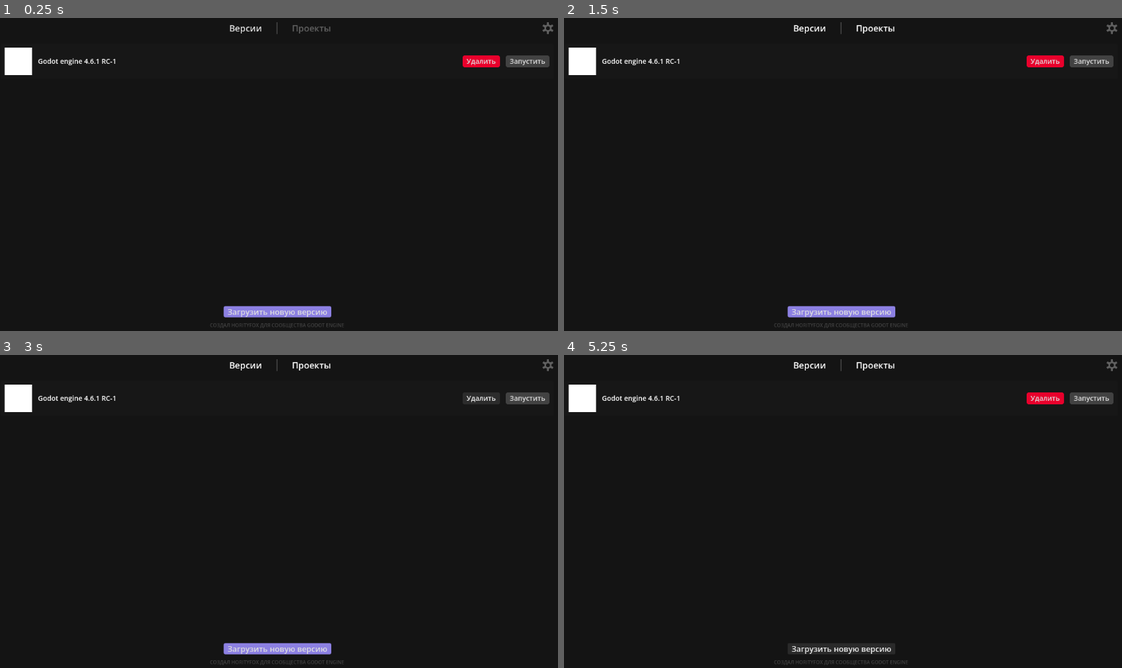
Above: before the commit, frames 1-4 (two rows, left to right).
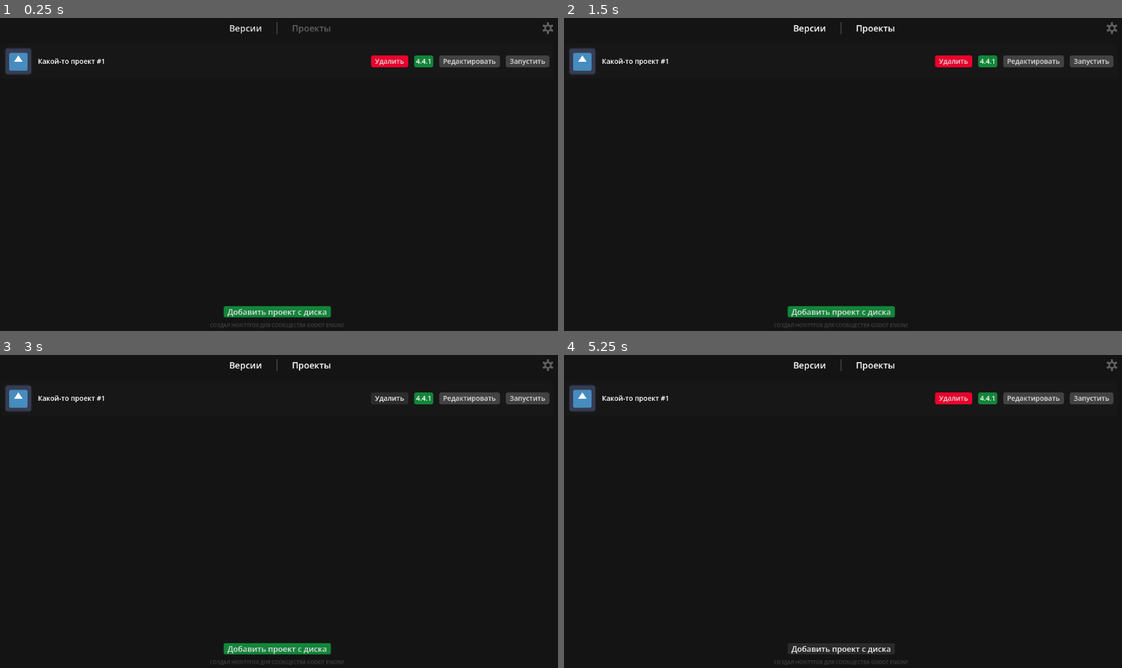
Above: after the commit, the same moments.

Repository: horityfoxy/GodotHub
Game: Godot game, scene res://nodes/main.tscn
Same seed, same stepped clock (60 frames per second), same inputs: the game is played once before the commit and once after it. The project has no main scene, so this scene is started directly. The engine's default icon, where the game draws it, is replaced by a stand-in: a white triangle on a blue panel in a dark square.
Inputs (mouse positions are in pixels of both pictures, inside the frame that each line leads up to):
- Up to frame 1 (0.25 s): no input
- Up to frame 2 (1.5 s): click "Версии" at 0.5 s; click "Проекты" at 1.25 s
- Up to frame 3 (3 s): click (546, 364) at 2.02 s; click "Удалить" at 2.75 s
- Up to frame 4 (5.25 s): click "Запустить" at 3.5 s; click "Запустить" (after the commit: "Редактировать") at 4.25 s; click (843, 649) at 5 s, where only the run before the commit has a clickable "Загрузить новую версию"

The runs differ from the first frame. In frame 1, 2.1% of the frame differs, in the area x 0-90%, y 9-96%; in frame 2, 2.1%; in frame 3, 1.7%; in frame 4, 1.6%.

Commit message:
Added project management features (delete, launch, edit, and engine version control)

Diff:
--- /dev/null
+++ b/nodes/UI/project_panel.tscn
@@ -0,0 +1,157 @@
+[gd_scene format=3 uid="uid://cdm35govyflcd"]
+
+[ext_resource type="Texture2D" uid="uid://bx40bofn7yy27" path="res://icon.svg" id="1_q602k"]
+
+[sub_resource type="GDScript" id="GDScript_uyqn0"]
+script/source = "extends panel_base
+
+@export var _edit_button : Button
+@export var _run_button : Button
+
+var _project_path : String = \"\"
+var _godot_path : String = \"\"
+var _version : String = \"\"
+
+func _ready() -> void:
+	if _edit_button: _edit_button.pressed.connect(_edit_project)
+	if _run_button: _run_button.pressed.connect(_run_project)
+
+func set_godot_path(value : String) -> void:
+	_godot_path = value
+
+func set_project_path(value : String) -> void:
+	_project_path = value
+
+func set_version(value : String) -> void:
+	_version = value
+
+func remove():
+	print(\"obj has removed!\")
+	super()
+
+func _edit_project():
+	launch_project_in_editor([\"--path\", _project_path, \"-e\"])
+
+func _run_project():
+	launch_project_in_editor([\"--path\", _project_path])
+
+func launch_project_in_editor(_args : PackedStringArray) -> void:
+	if not FileAccess.file_exists(_godot_path):
+		printerr(\"ERROR: Executable file not found: \", _godot_path)
+		return
+
+	if _project_path == \"\":
+		printerr(\"ERROR: Project path is empty!\")
+		return
+
+	var pid: int = OS.create_process(_godot_path, _args)
+	if pid > 0:
+		if _args.has(\"-e\"): get_tree().quit()
+	else: printerr(\"ERROR: Failed to launch the project.\")
+"
+
+[sub_resource type="StyleBoxFlat" id="StyleBoxFlat_y2wr3"]
+content_margin_left = 8.0
+content_margin_right = 8.0
+bg_color = Color(0.9144508, 0, 0.17358607, 1)
+corner_radius_top_left = 4
+corner_radius_top_right = 4
+corner_radius_bottom_right = 4
+corner_radius_bottom_left = 4
+
+[sub_resource type="StyleBoxFlat" id="StyleBoxFlat_a3ry3"]
+bg_color = Color(0.07450981, 0.52156866, 0.22745098, 1)
+corner_radius_top_left = 4
+corner_radius_top_right = 4
+corner_radius_bottom_right = 4
+corner_radius_bottom_left = 4
+
+[sub_resource type="StyleBoxFlat" id="StyleBoxFlat_k8dvw"]
+content_margin_left = 8.0
+content_margin_right = 8.0
+bg_color = Color(0.25882354, 0.25882354, 0.25882354, 1)
+corner_radius_top_left = 4
+corner_radius_top_right = 4
+corner_radius_bottom_right = 4
+corner_radius_bottom_left = 4
+
+[node name="project_1" type="Panel" unique_id=426653167 node_paths=PackedStringArray("_edit_button", "_run_button", "_label_name", "_icon_texture", "_remove_button")]
+custom_minimum_size = Vector2(0, 72)
+script = SubResource("GDScript_uyqn0")
+_edit_button = NodePath("HBoxContainer/edit_project")
+_run_button = NodePath("HBoxContainer/run_project")
+_label_name = NodePath("HBoxContainer/name")
+_icon_texture = NodePath("HBoxContainer/icon")
+_remove_button = NodePath("HBoxContainer/remove_project")
+
+[node name="HBoxContainer" type="HBoxContainer" parent="." unique_id=1006314450]
+custom_minimum_size = Vector2(0, 56)
+layout_mode = 1
+anchors_preset = 15
+anchor_right = 1.0
+anchor_bottom = 1.0
+offset_left = 8.0
+offset_top = 8.0
+offset_right = -9.0
+offset_bottom = -8.0
+grow_horizontal = 2
+grow_vertical = 2
+theme_override_constants/separation = 12
+
+[node name="icon" type="TextureRect" parent="HBoxContainer" unique_id=416449460]
+custom_minimum_size = Vector2(56, 56)
+layout_mode = 2
+texture = ExtResource("1_q602k")
+expand_mode = 4
+stretch_mode = 5
+
+[node name="name" type="Label" parent="HBoxContainer" unique_id=541838067]
+layout_mode = 2
+size_flags_horizontal = 3
+theme_override_font_sizes/font_size = 14
+text = "Какой-то проект #1"
+clip_text = true
+
+[node name="remove_project" type="Button" parent="HBoxContainer" unique_id=293727372]
+custom_minimum_size = Vector2(0, 24)
+layout_mode = 2
+size_flags_vertical = 4
+theme_override_font_sizes/font_size = 14
+theme_override_styles/normal = SubResource("StyleBoxFlat_y2wr3")
+text = "Удалить"
+
+[node name="version" type="Label" parent="HBoxContainer" unique_id=1447274246]
+z_index = 1
+layout_mode = 2
+theme_override_font_sizes/font_size = 14
+text = " 4.4.1 "
+
+[node name="panel" type="Panel" parent="HBoxContainer/version" unique_id=401359081]
+z_index = -1
+custom_minimum_size = Vector2(0, 24)
+layout_mode = 1
+anchors_preset = 14
+anchor_top = 0.5
+anchor_right = 1.0
+anchor_bottom = 0.5
+grow_horizontal = 2
+grow_vertical = 2
+size_flags_horizontal = 4
+size_flags_vertical = 4
+theme_override_styles/panel = SubResource("StyleBoxFlat_a3ry3")
+
+[node name="edit_project" type="Button" parent="HBoxContainer" unique_id=1796640064]
+custom_minimum_size = Vector2(0, 24)
+layout_mode = 2
+size_flags_vertical = 4
+theme_override_font_sizes/font_size = 14
+theme_override_styles/normal = SubResource("StyleBoxFlat_k8dvw")
+text = "Редактировать"
+
+[node name="run_project" type="Button" parent="HBoxContainer" unique_id=333768654]
+custom_minimum_size = Vector2(0, 24)
+layout_mode = 2
+size_flags_vertical = 4
+theme_override_font_sizes/font_size = 14
+theme_override_styles/normal = SubResource("StyleBoxFlat_k8dvw")
+text = "Запустить"
--- a/nodes/main.tscn
+++ b/nodes/main.tscn
@@ -1,41 +1,24 @@
 [gd_scene format=3 uid="uid://bn5m56kyvj02p"]
 
 [ext_resource type="Texture2D" uid="uid://dtwh3afljtusf" path="res://src/sprites/settings/settings_logo.svg" id="1_xpfdc"]
+[ext_resource type="PackedScene" uid="uid://cdm35govyflcd" path="res://nodes/UI/project_panel.tscn" id="2_a3ry3"]
 
 [sub_resource type="GDScript" id="GDScript_pel7g"]
 script/source = "extends CanvasLayer
 
-# Example usage:
-# func _ready() -> void:
-	#To launch a specific project:
-	#launch_godot(\"C:/Path/To/Godot.exe\", \"C:/Path/To/Project\")
-	#
-	# To launch just the engine (Project Manager):
-	#launch_godot(\"C:/Path/To/Godot.exe\", \"\")
-
-func launch_godot(godot_path: String, project_dir: String = \"\") -> void:
-	# Check if the executable exists
+func launch_editor_only(godot_path: String) -> void:
+	# Проверка наличия файла
 	if not FileAccess.file_exists(godot_path):
-		printerr(\"ERROR: Godot executable not found at: \", godot_path)
+		printerr(\"ОШИБКА: Исполняемый файл не найден: \", godot_path)
 		return
 
-	var args: PackedStringArray = []
-
-	# Check if we need to open a specific project or just the Project Manager
-	if project_dir != \"\":
-		args.append(\"--path\")
-		args.append(project_dir)
-		args.append(\"-e\") # Opens the editor directly
-
-	# Start the process without blocking the hub
-	var pid: int = OS.create_process(godot_path, args)
+	# Запуск без аргументов открывает список проектов
+	var pid: int = OS.create_process(godot_path, [])
 
 	if pid > 0:
-		print(\"Process started successfully. PID: \", pid)
-		# Close the Hub application to save resources
-		get_tree().quit()
+		get_tree().quit() # Закрыть хаб после успеха
 	else:
-		printerr(\"ERROR: Failed to launch the process.\")
+		printerr(\"ОШИБКА: Не удалось запустить редактор.\")
 "
 
 [sub_resource type="StyleBoxFlat" id="StyleBoxFlat_y2wr3"]
@@ -60,13 +43,6 @@
 content_margin_left = 8.0
 content_margin_right = 8.0
 bg_color = Color(0.54901963, 0.5019608, 0.8862745, 1)
-corner_radius_top_left = 4
-corner_radius_top_right = 4
-corner_radius_bottom_right = 4
-corner_radius_bottom_left = 4
-
-[sub_resource type="StyleBoxFlat" id="StyleBoxFlat_a3ry3"]
-bg_color = Color(0.07450981, 0.52156866, 0.22745098, 1)
 corner_radius_top_left = 4
 corner_radius_top_right = 4
 corner_radius_bottom_right = 4
@@ -184,6 +160,7 @@
 size_flags_vertical = 3
 
 [node name="versions" type="Control" parent="layout/body" unique_id=1081391640]
+visible = false
 layout_mode = 1
 anchors_preset = 15
 anchor_right = 1.0
@@ -265,7 +242,6 @@
 text = "Загрузить новую версию"
 
 [node name="projects" type="Control" parent="layout/body" unique_id=1588472335]
-visible = false
 layout_mode = 1
 anchors_preset = 15
 anchor_right = 1.0
@@ -286,70 +262,8 @@
 layout_mode = 2
 size_flags_horizontal = 3
 
-[node name="project_1" type="Panel" parent="layout/body/projects/ScrollContainer/VBoxContainer" unique_id=537547992]
-custom_minimum_size = Vector2(0, 72)
-layout_mode = 2
-
-[node name="HBoxContainer" type="HBoxContainer" parent="layout/body/projects/ScrollContainer/VBoxContainer/project_1" unique_id=1276344121]
-custom_minimum_size = Vector2(0, 56)
-layout_mode = 1
-anchors_preset = 15
-anchor_right = 1.0
-anchor_bottom = 1.0
-offset_left = 8.0
-offset_top = 8.0
-offset_right = -9.0
-offset_bottom = -8.0
-grow_horizontal = 2
-grow_vertical = 2
-theme_override_constants/separation = 12
-
-[node name="icon" type="ColorRect" parent="layout/body/projects/ScrollContainer/VBoxContainer/project_1/HBoxContainer" unique_id=512580341]
-custom_minimum_size = Vector2(56, 56)
-layout_mode = 2
-
-[node name="name" type="Label" parent="layout/body/projects/ScrollContainer/VBoxContainer/project_1/HBoxContainer" unique_id=626532829]
-layout_mode = 2
-size_flags_horizontal = 3
-theme_override_font_sizes/font_size = 14
-text = "Какой-то проект #1"
-clip_text = true
-
-[node name="remove_project" type="Button" parent="layout/body/projects/ScrollContainer/VBoxContainer/project_1/HBoxContainer" unique_id=86542108]
-custom_minimum_size = Vector2(0, 24)
-layout_mode = 2
-size_flags_vertical = 4
-theme_override_font_sizes/font_size = 14
-theme_override_styles/normal = SubResource("StyleBoxFlat_y2wr3")
-text = "Удалить"
-
-[node name="version" type="Label" parent="layout/body/projects/ScrollContainer/VBoxContainer/project_1/HBoxContainer" unique_id=399514772]
-z_index = 1
-layout_mode = 2
-theme_override_font_sizes/font_size = 14
-text = " 4.4.1 "
-
-[node name="panel" type="Panel" parent="layout/body/projects/ScrollContainer/VBoxContainer/project_1/HBoxContainer/version" unique_id=888821100]
-z_index = -1
-custom_minimum_size = Vector2(0, 24)
-layout_mode = 1
-anchors_preset = 14
-anchor_top = 0.5
-anchor_right = 1.0
-anchor_bottom = 0.5
-grow_horizontal = 2
-grow_vertical = 2
-size_flags_horizontal = 4
-size_flags_vertical = 4
-theme_override_styles/panel = SubResource("StyleBoxFlat_a3ry3")
-
-[node name="edit_project" type="Button" parent="layout/body/projects/ScrollContainer/VBoxContainer/project_1/HBoxContainer" unique_id=1696213386]
-custom_minimum_size = Vector2(0, 24)
-layout_mode = 2
-size_flags_vertical = 4
-theme_override_font_sizes/font_size = 14
-theme_override_styles/normal = SubResource("StyleBoxFlat_k8dvw")
-text = "Редактировать"
+[node name="project_1" parent="layout/body/projects/ScrollContainer/VBoxContainer" unique_id=426653167 instance=ExtResource("2_a3ry3")]
+layout_mode = 2
 
 [node name="add_project" type="Button" parent="layout/body/projects" unique_id=1084465341]
 layout_mode = 1
--- /dev/null
+++ b/scripts/panel_base.gd
@@ -0,0 +1,21 @@
+extends Node
+class_name panel_base
+
+@export var _label_name : Label
+@export var _icon_texture : TextureRect
+@export var _remove_button : Button
+
+func _ready() -> void:
+	if _remove_button: _remove_button.pressed.connect(remove)
+	else: printerr("ERROR: _remove_button is not assigned in the Inspector!")
+
+func set_text(value : String = "") -> void:
+	if _label_name: _label_name.text = value
+	else: printerr("ERROR: _label_name is not assigned in the Inspector!")
+
+func set_icon(value : Texture2D) -> void:
+	if _icon_texture: _icon_texture.texture = value
+	else: printerr("ERROR: _icon_texture is not assigned in the Inspector!")
+
+func remove():
+	queue_free()
Not shown, added: scripts/panel_base.gd.uid
